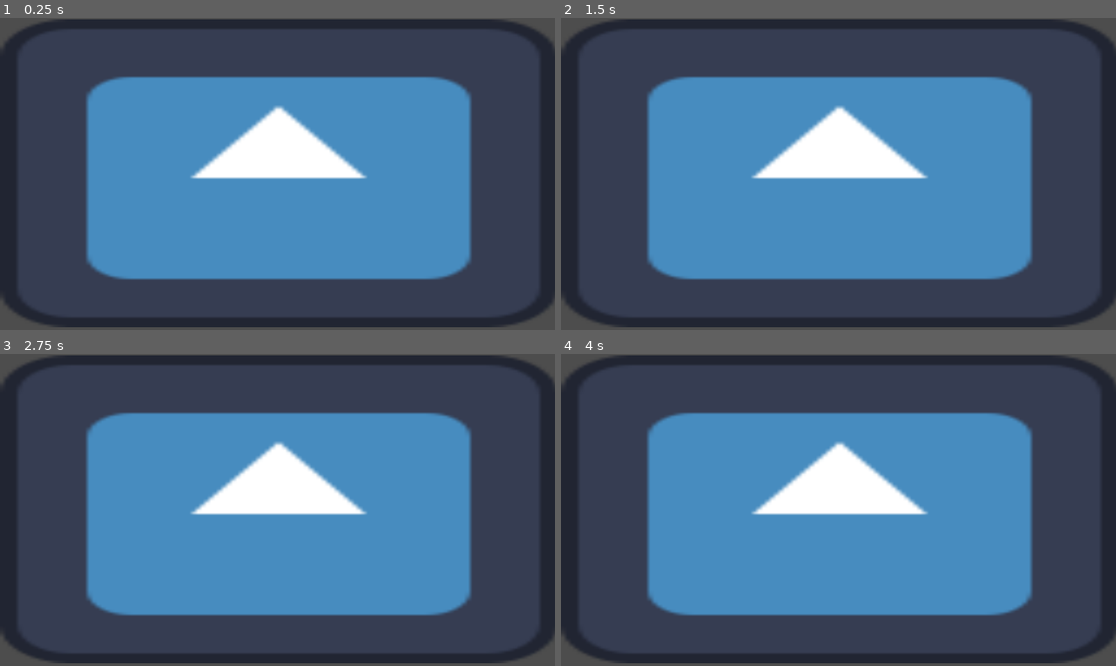
Above: before the commit, frames 1-4 (two rows, left to right).
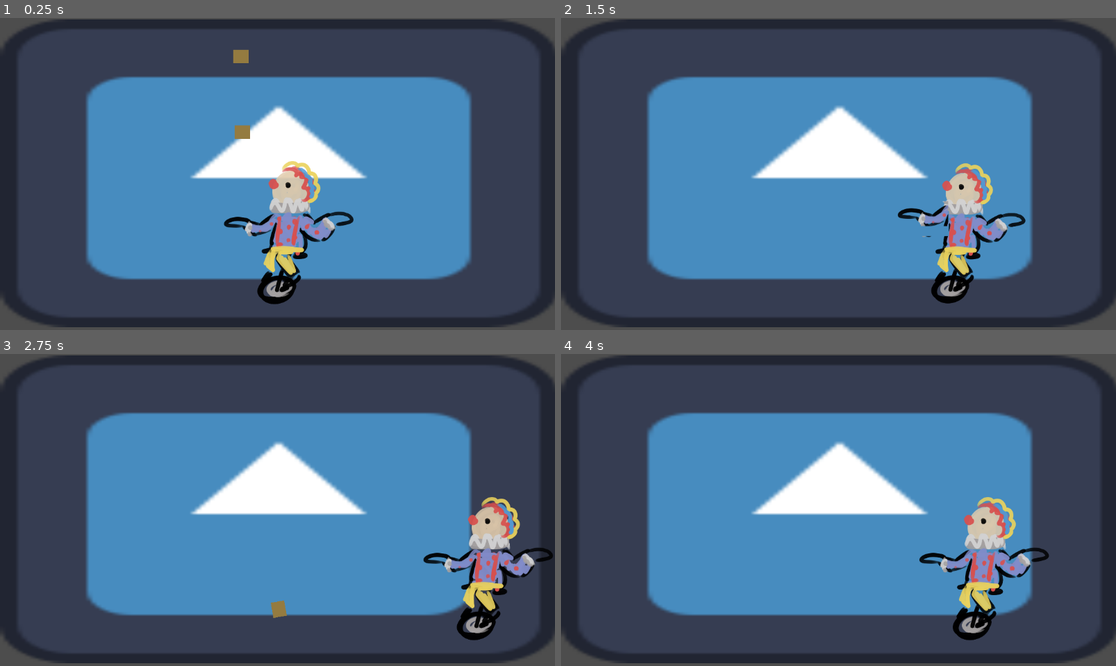
Above: after the commit, the same moments.

Repository: Isabelle1909/JuggleManMania
Game: Godot game, scene res://scenes/juggling_scene.tscn
The game is run twice, just before and just after one commit, with the same random seed, the same clock (stepped at 60 frames per second) and the same inputs. This scene is started directly instead of the project's main scene. The engine's default icon, where the game draws it, is replaced by a stand-in: a white triangle on a blue panel in a dark square.
Inputs:
- Up to frame 1 (0.25 s): no input
- Up to frame 2 (1.5 s): hold D (move_right) 0.53-1.28 s; tap J (interact) at 0.6, 1.35 s; hold L (back) from 1.28 s (still down)
- Up to frame 3 (2.75 s): tap Enter at 2 s; release L (back) at 2.03 s; hold D (move_right) from 2.03 s (still down); tap T (test input 1) at 2.1 s; tap J (interact) at 2.3 s
- Up to frame 4 (4 s): release D (move_right) at 2.78 s; hold Up (ui_up) 2.78-3.53 s; tap Y (test input 2) at 2.85 s; tap J (interact) at 3.05, 3.6 s; hold A (move_left) from 3.53 s (still down)

The runs differ from the first frame. In frame 1, 3.8% of the frame differs, in the area x 40-64%, y 10-92%; in frame 2, 3.4%; in frame 3, 3.7%; in frame 4, 3.6%.

Commit message:
juggling_1

Diff:
--- a/juggle-man-mania-project/scenes/juggling_ball.tscn
+++ b/juggle-man-mania-project/scenes/juggling_ball.tscn
@@ -3,20 +3,22 @@
 [ext_resource type="Texture2D" uid="uid://ca1mnxii2w5cm" path="res://assets/game/tilesets/FloorTest.png" id="1_u4mkh"]
 
 [sub_resource type="PhysicsMaterial" id="PhysicsMaterial_u4mkh"]
+bounce = 0.53
 
 [sub_resource type="RectangleShape2D" id="RectangleShape2D_065ld"]
-size = Vector2(56, 57)
+size = Vector2(31, 28)
 
 [node name="juggling_ball" type="RigidBody2D" unique_id=249419388]
+collision_layer = 2
+collision_mask = 4
 mass = 0.25
 physics_material_override = SubResource("PhysicsMaterial_u4mkh")
-gravity_scale = 0.9
 
 [node name="Sprite2D" type="Sprite2D" parent="." unique_id=1847186674]
-position = Vector2(-0.5000012, -9.536743e-07)
-scale = Vector2(0.13348944, 0.13452658)
+position = Vector2(-1.000001, 9.536743e-07)
+scale = Vector2(0.07494145, 0.06495382)
 texture = ExtResource("1_u4mkh")
 
 [node name="CollisionShape2D" type="CollisionShape2D" parent="." unique_id=578165218]
-position = Vector2(0, -0.5)
+position = Vector2(-1.5, 0)
 shape = SubResource("RectangleShape2D_065ld")
--- a/juggle-man-mania-project/scenes/juggling_player.tscn
+++ b/juggle-man-mania-project/scenes/juggling_player.tscn
@@ -1,21 +1,29 @@
 [gd_scene format=3 uid="uid://d0twvx4mn4o62"]
 
-[ext_resource type="Texture2D" uid="uid://d3i4sqhx8wrdo" path="res://icon.svg" id="1_8kxmk"]
 [ext_resource type="Script" uid="uid://bv5ow5ifgrgp0" path="res://scenes/juggling_playerMovement.gd" id="1_22j5a"]
-
-[sub_resource type="AtlasTexture" id="AtlasTexture_22j5a"]
-atlas = ExtResource("1_8kxmk")
-region = Rect2(0, 0, 128, 128)
+[ext_resource type="Texture2D" uid="uid://6orbrko1v3fr" path="res://assets/placeholder_assets/test jugglespr.png" id="2_22j5a"]
 
 [sub_resource type="AtlasTexture" id="AtlasTexture_fjldn"]
-atlas = ExtResource("1_8kxmk")
-region = Rect2(0, 0, 128, 128)
+atlas = ExtResource("2_22j5a")
+region = Rect2(640, 0, 640, 1080)
+
+[sub_resource type="AtlasTexture" id="AtlasTexture_tfhsj"]
+atlas = ExtResource("2_22j5a")
+region = Rect2(640, 0, 640, 1080)
+
+[sub_resource type="AtlasTexture" id="AtlasTexture_xo2qw"]
+atlas = ExtResource("2_22j5a")
+region = Rect2(1280, 0, 640, 1080)
+
+[sub_resource type="AtlasTexture" id="AtlasTexture_rcc3c"]
+atlas = ExtResource("2_22j5a")
+region = Rect2(0, 0, 640, 1080)
 
 [sub_resource type="SpriteFrames" id="SpriteFrames_fjldn"]
 animations = [{
 "frames": [{
 "duration": 1.0,
-"texture": SubResource("AtlasTexture_22j5a")
+"texture": SubResource("AtlasTexture_fjldn")
 }],
 "loop": true,
 "name": &"Idle",
@@ -23,25 +31,120 @@
 }, {
 "frames": [{
 "duration": 1.0,
-"texture": SubResource("AtlasTexture_fjldn")
+"texture": SubResource("AtlasTexture_tfhsj")
 }],
 "loop": true,
 "name": &"Walking",
 "speed": 5.0
+}, {
+"frames": [{
+"duration": 1.0,
+"texture": SubResource("AtlasTexture_xo2qw")
+}],
+"loop": false,
+"name": &"hit_left",
+"speed": 4.0
+}, {
+"frames": [{
+"duration": 1.0,
+"texture": SubResource("AtlasTexture_rcc3c")
+}],
+"loop": false,
+"name": &"hit_right",
+"speed": 4.0
 }]
 
 [sub_resource type="CapsuleShape2D" id="CapsuleShape2D_8kxmk"]
-radius = 47.0
-height = 124.0
+radius = 135.0
+height = 356.0
+
+[sub_resource type="RectangleShape2D" id="RectangleShape2D_22j5a"]
+size = Vector2(77.5, 23.25)
+
+[sub_resource type="RectangleShape2D" id="RectangleShape2D_fjldn"]
+size = Vector2(77, 21)
+
+[sub_resource type="RectangleShape2D" id="RectangleShape2D_tfhsj"]
+size = Vector2(75, 21.75)
+
+[sub_resource type="RectangleShape2D" id="RectangleShape2D_xo2qw"]
+size = Vector2(73, 39)
+
+[sub_resource type="RectangleShape2D" id="RectangleShape2D_rcc3c"]
+size = Vector2(74, 34)
+
+[sub_resource type="RectangleShape2D" id="RectangleShape2D_5mi46"]
+size = Vector2(72.75, 34)
 
 [node name="juggling_player" type="CharacterBody2D" unique_id=1964283372]
 script = ExtResource("1_22j5a")
 
 [node name="sprite" type="AnimatedSprite2D" parent="." unique_id=1543978175]
 unique_name_in_owner = true
+position = Vector2(-0.99999994, -35.999996)
+scale = Vector2(0.45195314, 0.4519532)
 sprite_frames = SubResource("SpriteFrames_fjldn")
-animation = &"Walking"
+animation = &"hit_left"
 autoplay = "Idle"
 
 [node name="CollisionShape2D" type="CollisionShape2D" parent="." unique_id=1233205852]
+position = Vector2(3, -5)
 shape = SubResource("CapsuleShape2D_8kxmk")
+
+[node name="hit_areas" type="Node2D" parent="." unique_id=1988722638]
+
+[node name="early_left" type="Area2D" parent="hit_areas" unique_id=378337614]
+collision_layer = 2
+collision_mask = 2
+
+[node name="CollisionShape2D" type="CollisionShape2D" parent="hit_areas/early_left" unique_id=1270791091]
+position = Vector2(-107, -56.625)
+shape = SubResource("RectangleShape2D_22j5a")
+
+[node name="perfect_left" type="Area2D" parent="hit_areas" unique_id=647849357]
+collision_layer = 2
+collision_mask = 2
+
+[node name="CollisionShape2D" type="CollisionShape2D" parent="hit_areas/perfect_left" unique_id=1116100008]
+position = Vector2(-107, -33.5)
+shape = SubResource("RectangleShape2D_fjldn")
+
+[node name="late_left" type="Area2D" parent="hit_areas" unique_id=1929758645]
+collision_layer = 2
+collision_mask = 2
+
+[node name="CollisionShape2D" type="CollisionShape2D" parent="hit_areas/late_left" unique_id=1840191518]
+position = Vector2(-109, -10.125)
+shape = SubResource("RectangleShape2D_tfhsj")
+
+[node name="early_right" type="Area2D" parent="hit_areas" unique_id=164673866]
+collision_layer = 2
+collision_mask = 2
+
+[node name="CollisionShape2D" type="CollisionShape2D" parent="hit_areas/early_right" unique_id=839524202]
+position = Vector2(102, -50)
+shape = SubResource("RectangleShape2D_xo2qw")
+
+[node name="perfect_right" type="Area2D" parent="hit_areas" unique_id=1454771069]
+collision_layer = 2
+collision_mask = 2
+
+[node name="CollisionShape2D" type="CollisionShape2D" parent="hit_areas/perfect_right" unique_id=1638707171]
+position = Vector2(102, -13)
+shape = SubResource("RectangleShape2D_rcc3c")
+
+[node name="late_right" type="Area2D" parent="hit_areas" unique_id=1637234712]
+collision_layer = 2
+collision_mask = 2
+
+[node name="CollisionShape2D" type="CollisionShape2D" parent="hit_areas/late_right" unique_id=1256911201]
+position = Vector2(102, 21)
+shape = SubResource("RectangleShape2D_5mi46")
+
+[connection signal="animation_finished" from="sprite" to="." method="_on_sprite_animation_finished"]
+[connection signal="body_entered" from="hit_areas/early_left" to="." method="_on_early_left_body_entered"]
+[connection signal="body_exited" from="hit_areas/early_left" to="." method="_on_early_left_body_exited"]
+[connection signal="body_entered" from="hit_areas/perfect_left" to="." method="_on_perfect_left_body_entered"]
+[connection signal="body_exited" from="hit_areas/perfect_left" to="." method="_on_perfect_left_body_exited"]
+[connection signal="body_entered" from="hit_areas/late_left" to="." method="_on_late_left_body_entered"]
+[connection signal="body_exited" from="hit_areas/late_left" to="." method="_on_late_left_body_exited"]
--- a/juggle-man-mania-project/scenes/juggling_playerMovement.gd
+++ b/juggle-man-mania-project/scenes/juggling_playerMovement.gd
@@ -1,16 +1,132 @@
 extends CharacterBody2D
 
-@export var movement_speed : float = 500
+@export var movement_speed : float = 300
 var character_direction : Vector2
+var done = true
+
+#keeps track of the balls currently hitable
+var early_left_zone = []
+var perfect_left_zone = []
+var late_left_zone = []
+
+var early_right_zone = []
+var perfect_right_zone = []
+var late_right_zone = []
+
+#how much force the balls are hit up with depending on timing
+var early_impulse = Vector2(0,-400)
+var perfect_impulse = Vector2(0,-350)
+var late_impulse = Vector2(0,-300)
+
+#whether the ball is hit slighty one way or the other depending on hand
+var left_impulse = Vector2(10,0)
+var right_impulse = Vector2(0,0)
 
 func _physics_process(delta):
+	movement_and_sprites()
+
+	if Input.is_action_just_pressed("interact"):
+		left_check()
+
+
+
+func left_check():
+
+	print(early_left_zone)
+	print(perfect_left_zone)
+	print(late_left_zone)
+
+	if early_left_zone.size() > 0:
+
+		var imp = early_impulse + left_impulse
+
+		for i in range(early_left_zone.size()):
+			early_left_zone[i].apply_impulse(imp)
+			if perfect_left_zone.has(early_left_zone[i]):
+				perfect_left_zone.erase(early_left_zone[i])
+			elif late_left_zone.has(early_left_zone[i]):
+				late_left_zone.erase(early_left_zone[i])
+
+			early_left_zone.clear()
+
+	if perfect_left_zone.size() > 0:
+
+		var imp = perfect_impulse + left_impulse
+
+		for i in range(perfect_left_zone.size()):
+			perfect_left_zone[i].apply_impulse(imp)
+			if late_left_zone.has(perfect_left_zone[i]):
+				late_left_zone.erase(perfect_left_zone[i])
+
+		perfect_left_zone.clear()
+
+	if late_left_zone.size() > 0:
+
+		var imp = late_impulse + left_impulse
+
+		for i in range(late_left_zone.size()):
+			late_left_zone[i].apply_impulse(imp)
+
+		late_left_zone.clear()
+
+
+
+#left/right movement and button hit controls
+func movement_and_sprites():
 	character_direction.x = Input.get_axis("move_left", "move_right")
 
-	if character_direction:
-		velocity = character_direction * movement_speed
-		if %sprite.animation != "Walking": %sprite.animation = "Walking"
-	else:
-		velocity = velocity.move_toward(Vector2.ZERO, movement_speed)
-		if %sprite.animation != "Idle": %sprite.animation = "Idle"
+	if Input.is_action_just_pressed("interact"):
+		%sprite.animation = "hit_left"
+		done = false
+	if Input.is_action_just_pressed("back"):
+		%sprite.animation = "hit_right"
+		done = false
+	if done:
+		if character_direction :
+			velocity = character_direction * movement_speed
+			if %sprite.animation != "Walking": %sprite.animation = "Walking"
+		else:
+			velocity = velocity.move_toward(Vector2.ZERO, movement_speed)
+			if %sprite.animation != "Idle": %sprite.animation = "Idle"
 
+	velocity = character_direction * movement_speed
 	move_and_slide()
+
+
+#signals
+
+func _on_sprite_animation_finished() -> void:
+	done = true
+	%sprite.play("Idle")
+	print("done")
+
+#hit area signals
+func _on_early_left_body_entered(body: Node2D) -> void:
+	if body.name.contains("ball"):
+		if !early_left_zone.has(body):
+			early_left_zone.append(body)
+
+func _on_early_left_body_exited(body: Node2D) -> void:
+	if body.name.contains("ball"):
+		if early_left_zone.has(body):
+			early_left_zone.erase(body)
+
+func _on_perfect_left_body_entered(body: Node2D) -> void:
+	if body.name.contains("ball"):
+		if !perfect_left_zone.has(body):
+			perfect_left_zone.append(body)
+
+func _on_perfect_left_body_exited(body: Node2D) -> void:
+	if body.name.contains("ball"):
+		if perfect_left_zone.has(body):
+			perfect_left_zone.erase(body)
+
+func _on_late_left_body_entered(body: Node2D) -> void:
+	if body.name.contains("ball"):
+		if !late_left_zone.has(body):
+			late_left_zone.append(body)
+
+func _on_late_left_body_exited(body: Node2D) -> void:
+	if body.name.contains("ball"):
+		if late_left_zone.has(body):
+			late_left_zone.erase(body)
--- a/juggle-man-mania-project/scenes/juggling_scene.tscn
+++ b/juggle-man-mania-project/scenes/juggling_scene.tscn
@@ -1,10 +1,42 @@
 [gd_scene format=3 uid="uid://crg68wfwpt836"]
 
 [ext_resource type="Texture2D" uid="uid://d3i4sqhx8wrdo" path="res://icon.svg" id="1_1xanm"]
+[ext_resource type="PackedScene" uid="uid://d0twvx4mn4o62" path="res://scenes/juggling_player.tscn" id="2_a6ydb"]
+[ext_resource type="PackedScene" uid="uid://5l23rwaq0rqb" path="res://scenes/juggling_ball.tscn" id="3_5haue"]
+
+[sub_resource type="WorldBoundaryShape2D" id="WorldBoundaryShape2D_a6ydb"]
+normal = Vector2(0.99997133, 0.0075755403)
+
+[sub_resource type="WorldBoundaryShape2D" id="WorldBoundaryShape2D_5haue"]
+normal = Vector2(-1, 0)
 
 [node name="juggling_scene" type="Node2D" unique_id=1394213028]
 
-[node name="Sprite2D" type="Sprite2D" parent="." unique_id=1107217740]
+[node name="Background" type="Sprite2D" parent="." unique_id=1107217740]
 position = Vector2(578.5, 322.5)
 scale = Vector2(9.0390625, 4.9921875)
 texture = ExtResource("1_1xanm")
+
+[node name="juggling_player" parent="." unique_id=1964283372 instance=ExtResource("2_a6ydb")]
+position = Vector2(600, 429)
+
+[node name="Boundaries" type="Node2D" parent="." unique_id=715281043]
+
+[node name="StaticBody2D" type="StaticBody2D" parent="Boundaries" unique_id=1794051764]
+
+[node name="CollisionShape2D" type="CollisionShape2D" parent="Boundaries/StaticBody2D" unique_id=757958884]
+shape = SubResource("WorldBoundaryShape2D_a6ydb")
+
+[node name="StaticBody2D2" type="StaticBody2D" parent="Boundaries" unique_id=421159997]
+position = Vector2(1152, 4)
+
+[node name="CollisionShape2D" type="CollisionShape2D" parent="Boundaries/StaticBody2D2" unique_id=1208527868]
+shape = SubResource("WorldBoundaryShape2D_5haue")
+
+[node name="juggling_ball" parent="." unique_id=249419388 instance=ExtResource("3_5haue")]
+position = Vector2(501, 52)
+collision_mask = 4
+
+[node name="juggling_ball2" parent="." unique_id=334047494 instance=ExtResource("3_5haue")]
+position = Vector2(504, 209)
+collision_mask = 4
--- a/juggle-man-mania-project/scenes/player_juggling.tscn
+++ b/juggle-man-mania-project/scenes/player_juggling.tscn
@@ -1,7 +1,7 @@
-[gd_scene format=3 uid="uid://0xk7d817esvt"]
+[gd_scene format=3 uid="uid://bbceekk16team"]
 
 [ext_resource type="Texture2D" uid="uid://6orbrko1v3fr" path="res://assets/placeholder_assets/test jugglespr.png" id="1_a84lk"]
-[ext_resource type="Script" uid="uid://b1sulltcyu3hy" path="res://scenes/player_juggling.gd" id="1_qjpms"]
+[ext_resource type="Script" uid="uid://b1sulltcyu3hy" path="res://scripts/player_juggling.gd" id="1_qjpms"]
 
 [sub_resource type="AtlasTexture" id="AtlasTexture_3rewq"]
 atlas = ExtResource("1_a84lk")
--- a/juggle-man-mania-project/scenes/test_scenes/test_juggle_area.gd
+++ b/juggle-man-mania-project/scenes/test_scenes/test_juggle_area.gd
@@ -1,6 +1,6 @@
 extends Node2D
 
-@onready var A1 = $Area2D
+
 
 var ball_impulse_1 = Vector2(0.0,-500.0)
 
